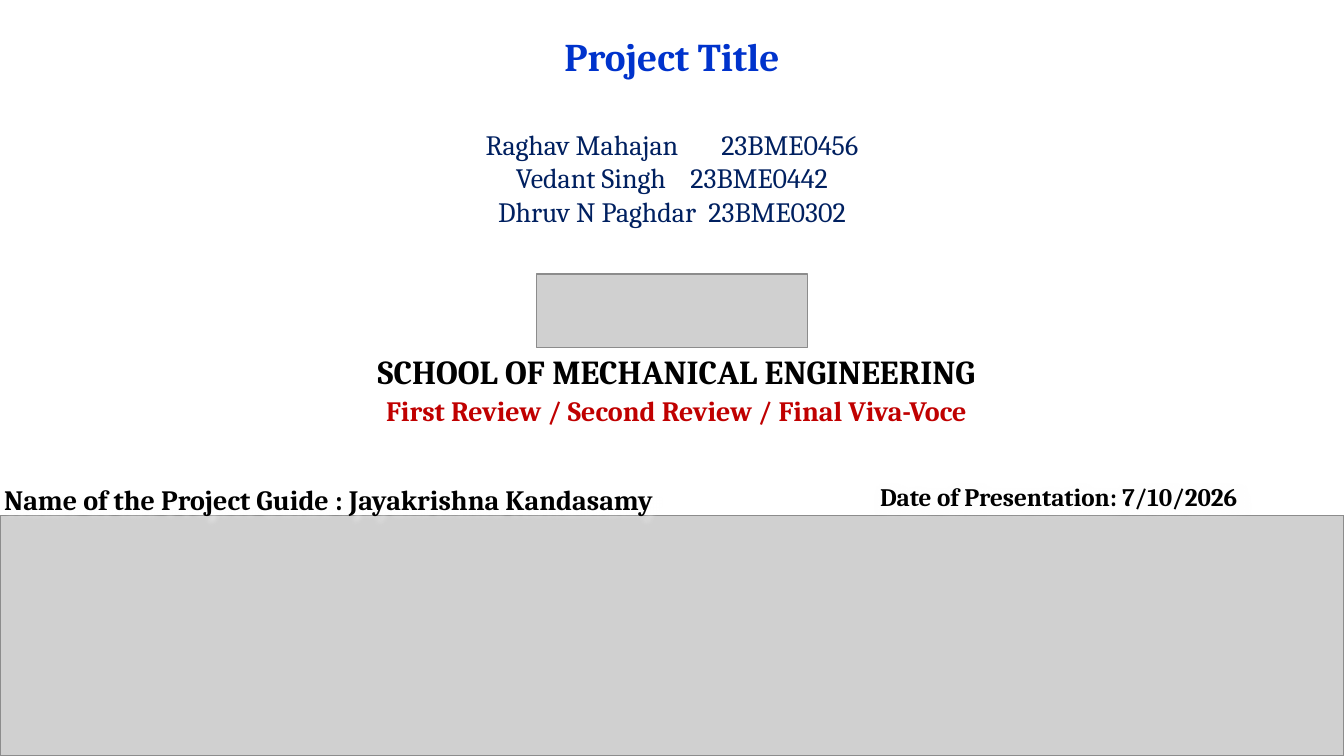
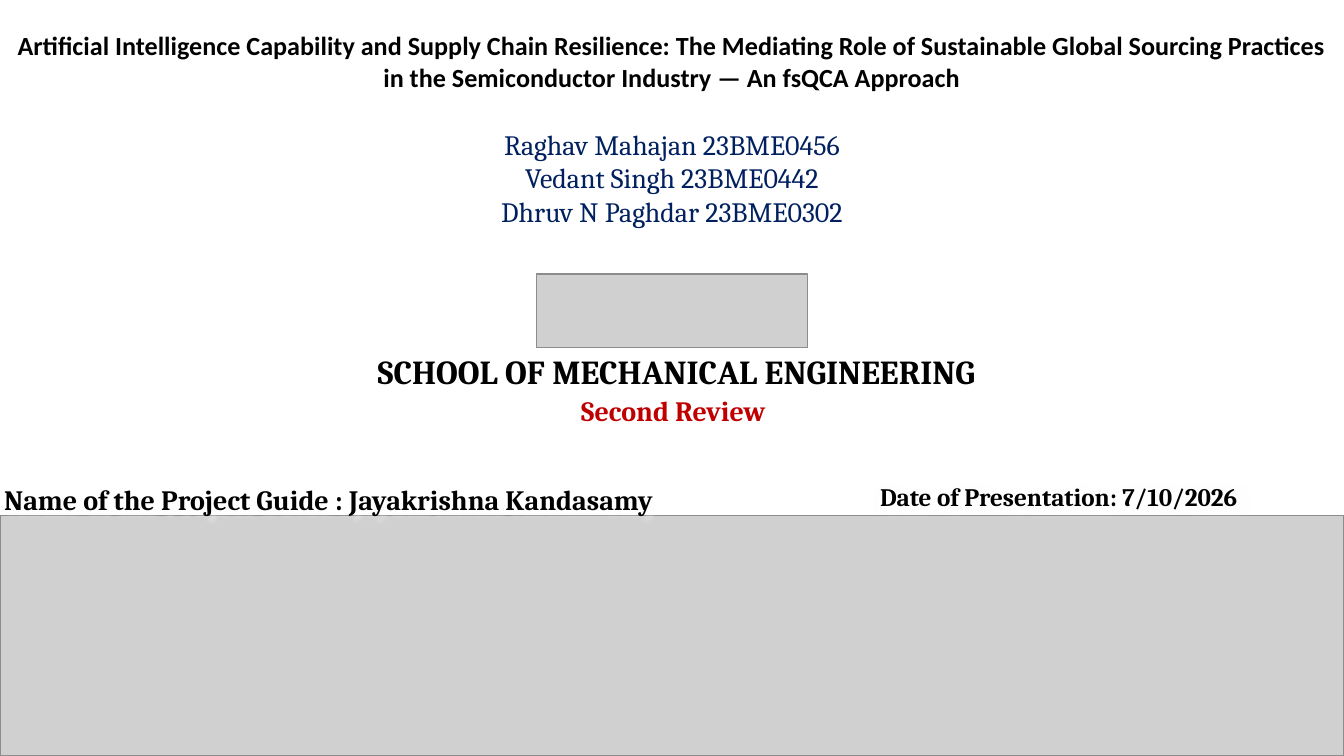
Before and after one commit to raghavmahajan9797/Project-1, a slide deck: slide 1 of Review2_Presentation (1).pptx. Drawn at 1344x756 pixels with LibreOffice and Linux fonts; fonts in the diff are those of the drawing; grey boxes stand for pictures. Boxes give left, top, right and bottom in pixels: in the first picture for what was removed or moved away, otherwise in the second. Text is boxed around its words. In the diff, an @@ line names an element or a change of style, - is before the commit and + after.

```diff
--- a/Review2_Presentation (1).pptx
+++ b/Review2_Presentation (1).pptx
@@ text at box(18, 36, 1324, 91): text changed; size 21 to 14 pt; font Cambria to Calibri; text colour #0033CC to #000000 @@
-Project Title
+Artificial Intelligence Capability and Supply Chain Resilience: The Mediating Role of Sustainable Global Sourcing Practices in the Semiconductor Industry — An fsQCA Approach
@@ text "Raghav Mahajan 23BME0456" rewrapped from box(486, 135, 858, 228) to box(501, 135, 842, 228) @@
@@ text at box(581, 401, 765, 422): text changed @@
-First Review / Second Review / Final Viva-Voce
+Second Review
```
Also in this commit, not shown: 1 other slide changed, 3 other files.
